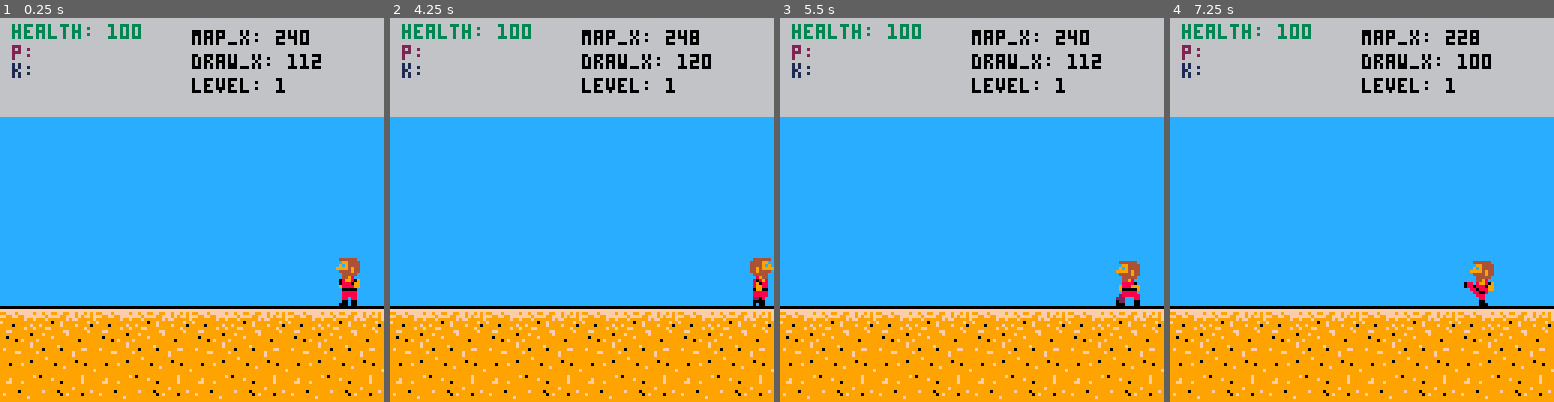
Above: before the commit, frames 1-4 (left to right).
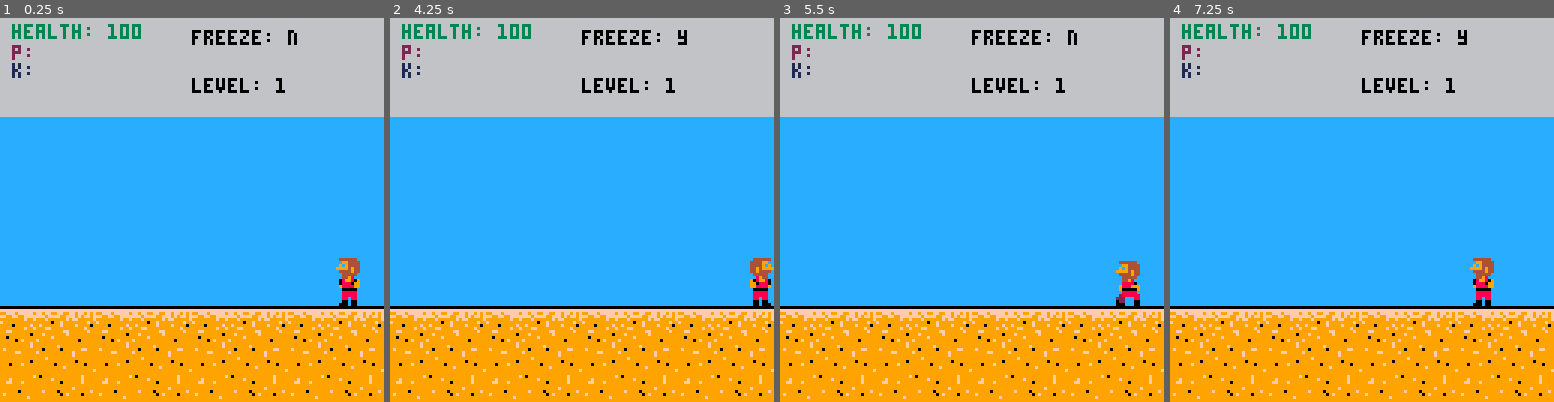
Above: after the commit, the same moments.

Repository: radicalslice/kfu-01
Game: PICO-8 cartridge main.p8
Same seed, same stepped clock (60 frames per second), same inputs: the game is played once before the commit and once after it.
Inputs:
- Up to frame 1 (0.25 s): no input
- Up to frame 2 (4.25 s): tap O (Z key) at 0.33, 0.7, 1.43, 2.22, 3.1, 3.98 s; tap X (X key) at 1.07, 2.07, 2.4, 2.73, 3.07, 3.4, 3.73, 4.07 s; hold Left 1.97-2.37 s; hold Down 2.42-2.82 s; hold Right 2.87-3.53 s; hold Up 3.58-4.08 s; hold Right from 4.13 s (still down)
- Up to frame 3 (5.5 s): tap X (X key) every 0.33 s from 4.4 to 5.4 s; release Right at 4.53 s; hold Down 4.58-5.08 s; tap O (Z key) at 4.87 s; hold Left from 5.13 s (still down)
- Up to frame 4 (7.25 s): tap X (X key) every 0.33 s from 5.73 to 7.07 s; tap O (Z key) at 5.75, 6.63 s; release Left at 5.8 s; hold Up 5.85-6.18 s; hold Left 6.23-6.63 s; hold Down 6.68-7.08 s; hold Right from 7.13 s (still down)

The runs differ from the first frame. In frame 1, 0.9% of the frame differs, in the area x 50-84%, y 3-14%; in frame 2, 1.1%; in frame 3, 0.9%; in frame 4, 1.4%, in the area x 50-85%, y 3-75%.

Commit message:
Clean up boss access to player map_x value Add wisp baddie

Diff:
--- a/baddie.lua
+++ b/baddie.lua
@@ -8,10 +8,10 @@
     bm.boss = nil
   end,
 
-  update = function(bm,dt,vx)
+  update = function(bm,dt,vx,x_offset)
     foreach(bm.baddies, function(b) b:update(dt,vx) end)
     if bm.boss != nil then
-      bm.boss:update(dt)
+      bm.boss:update(dt,x_offset)
     end
     foreach(bm.projectiles, function(p)
       p:update(dt,vx)
@@ -23,10 +23,10 @@
 
   end,
 
-  draw = function(bm)
+  draw = function(bm, x_offset)
     foreach(bm.baddies, function(b) b:draw() end)
     if bm.boss != nil then
-      bm.boss:draw()
+      bm.boss:draw(x_offset)
     end
     foreach(bm.projectiles, function(p) p:draw() end)
   end,
@@ -57,7 +57,7 @@
   end,
 
   -- return number of colliding baddies
-  player_boss_collision = function(bm,px0,py0,px1,py1)
+  player_boss_collision = function(bm,px0,py0,px1,py1,x_offset)
     if bm.boss == nil then
       return false
     end
@@ -66,24 +66,23 @@
       return false
     end
 
-    local bx0,by0,bx1,by1 = bm.boss:getBB()
+    local bx0,by0,bx1,by1 = bm.boss:getBB(x_offset)
     if collides(px0,py0,px1,py1,bx0,by0,bx1,by1) then
-      printh("Oh no player collision!")
       return true
     end
 
     return false
   end,
-  player_boss_buffer_collision = function(bm,px0,py0,px1,py1)
+  player_boss_buffer_collision = function(bm,px0,py0,px1,py1,x_offset)
     if bm.boss == nil then
       return false
     end
 
-    local bx0,by0,bx1,by1 = bm.boss:getBB()
+    local bx0,by0,bx1,by1 = bm.boss:getBB(x_offset)
     if collides(px0,py0,px1,py1,bx0,by0,bx1,by1) then
       -- change boss state, that should trigger the boss to walk backwards
       local should_back_up = rnd()
-      local dist_to_edge = abs(bm.boss:getDrawX() - (bm.boss.direction == 0 and 112 or 0))
+      local dist_to_edge = abs(bm.boss:getDrawX(x_offset) - (bm.boss.direction == 0 and 112 or 0))
       if should_back_up > 0.92 and dist_to_edge >= 24 then
         bm.boss.state = "walk"
         bm.boss.state_t = 0.5
@@ -120,7 +119,7 @@
     end)
   end,
 
-  boss_combat_collision = function(bm,px0,py0,px1,py1)
+  boss_combat_collision = function(bm,px0,py0,px1,py1,x_offset)
     if bm.boss == nil then
       return
     elseif bm.boss.state == "dead" then
@@ -129,7 +128,7 @@
       return
     end
 
-    local bx0,by0,bx1,by1 = bm.boss:getBB()
+    local bx0,by0,bx1,by1 = bm.boss:getBB(x_offset)
     if collides(px0,py0,px1,py1,bx0,by0,bx1,by1) then
       -- knock boss backwards / deduct health
       bm.boss.health -= 1
@@ -154,6 +153,8 @@
         baddie = new_tree(direction, start_x)
       elseif btype == "flower" then
         baddie = new_flower(direction, start_x)
+      elseif btype == "wisp" then
+        baddie = new_wisp(direction, start_x)
       else
         printh("unkown baddie type: "..btype)
       end
@@ -308,7 +309,7 @@
         p:update_default(dt)
       end
 
-      p.x += p.vx
+      p.x += p.vx - vx
 
       p.since_last_frame += dt
       if p.since_last_frame > p.frame_wait then
@@ -363,7 +364,7 @@
     frame_wait = 0.1,
     since_last_frame = 0,
     frames_current = nil,
-    update = function(b,dt)
+    update = function(b,dt,x_offset)
 
       if b.invincible > 0 then
         b.invincible = max(0, b.invincible - dt)
@@ -377,11 +378,11 @@
 
         b:update_wait(dt)
       elseif b.state == "upantic" then
-        b:update_upantic(dt)
+        b:update_upantic(dt, x_offset)
       elseif b.state == "upthrow" then
         b:update_upthrow(dt)
       elseif b.state == "downantic" then
-        b:update_downantic(dt)
+        b:update_downantic(dt, x_offset)
       elseif b.state == "downthrow" then
         b:update_downthrow(dt)
       elseif b.state == "dead" then
@@ -398,7 +399,7 @@
         end
       end
     end,
-    draw = function(b)
+    draw = function(b, x_offset)
       if b.state == "dead" then
         return
       end
@@ -409,21 +410,21 @@
       local face_left = b.direction == 0
       palt(0, false)
       palt(15, true)
-      spr(b.frames_current[b.frame_index],b:getDrawX(),b.y,2,2,(face_left and true or false),false)
+      spr(b.frames_current[b.frame_index],b:getDrawX(x_offset),b.y,2,2,(face_left and true or false),false)
       -- draw bounding box
-      local x0, y0, x1, y1 = b:getBB()
-      -- rect(x0, y0, x1, y1,13)
+      local x0, y0, x1, y1 = b:getBB(x_offset)
+      rect(x0, y0, x1, y1,13)
       pal()
     end,
-    getDrawX = function(b)
+    getDrawX = function(b, x_offset)
       if b.direction == 1 then
-        return b.x - max(0, player.map_x - 64)
-      else
-        return b.x - player.map_x + 64 + max(0, player.map_x - (map_extent - 64))
-      end
-    end,
-    getBB = function(b)
-        return b:getDrawX(),b.y,b:getDrawX()+16,b.y+16
+        return b.x - max(0, x_offset - 64)
+      else
+        return b.x - x_offset + 64 + max(0, x_offset - (map_extent - 64))
+      end
+    end,
+    getBB = function(b, x_offset)
+        return b:getDrawX(x_offset),b.y,b:getDrawX(x_offset)+16,b.y+16
     end,
     update_wait = function(b, dt)
       b.since_last_state += dt
@@ -443,14 +444,14 @@
         end
       end
     end,
-    update_upantic = function(b, dt)
+    update_upantic = function(b, dt, x_antic)
       b.since_last_state += dt
       if b.since_last_state > b.state_t then
         b.state = "upthrow"
         b.since_last_state = 0
         b.frames_current = b.frames_upthrow
         b.frame_index = 1
-        add(bmgr.projectiles, new_projectile(b.direction, b:getDrawX(), 82))
+        add(bmgr.projectiles, new_projectile(b.direction, b:getDrawX(x_antic), 82))
       end
     end,
     update_upthrow = function(b, dt)
@@ -462,14 +463,14 @@
         b.frame_index = 1
       end
     end,
-    update_downantic = function(b, dt)
+    update_downantic = function(b, dt, x_offset)
       b.since_last_state += dt
       if b.since_last_state > b.state_t then
         b.state = "downthrow"
         b.since_last_state = 0
         b.frames_current = b.frames_downthrow
         b.frame_index = 1
-        add(bmgr.projectiles, new_projectile(b.direction, b:getDrawX(), 88))
+        add(bmgr.projectiles, new_projectile(b.direction, b:getDrawX(x_offset), 88))
       end
     end,
     update_downthrow = function(b, dt)
@@ -495,3 +496,63 @@
   boss.frames_current = boss.frames_wait
   return boss
 end
+
+function new_wisp(direction, start_x)
+  local baddie = {
+    direction = direction,
+    x = start_x,
+    vx = direction == 0 and -1.2 or 1.2,
+    y = 81,
+    frames_walk = {69,70,71},
+    frame_index = 1,
+    frame_wait = 0.1,
+    since_last_frame = 0,
+    frames_current = nil,
+    update = function(b,dt,vx)
+      if b.state == "hug" then
+        return
+      end
+
+      b.x += b.vx - vx
+      b.since_last_frame += dt
+
+      if b.since_last_frame > b.frame_wait then
+        b.frame_index += 1
+        b.since_last_frame = 0
+        if b.frame_index > #b.frames_current then
+          b.frame_index = 1
+        end
+      end
+    end,
+    draw = function(b)
+      local face_left = b.direction == 0
+      palt(0, false)
+      palt(15, true)
+      spr(b.frames_current[b.frame_index],b.x,b.y,1,1,(face_left and true or false),false)
+      -- draw bounding box
+      local x0, y0, x1, y1 = b:getBB()
+      -- rect(x0, y0, x1, y1,13)
+      local x0, y0, x1, y1 = b:getFrontBB()
+      -- rect(x0, y0, x1, y1,8)
+      pal()
+    end,
+    getBB = function(b)
+      local face_left = b.direction == 0
+      if face_left then
+        return b.x-1,b.y,b.x+7,b.y+8
+      else
+        return b.x,b.y,b.x+8,b.y+8
+      end
+    end,
+    getFrontBB = function(b)
+      local face_left = b.direction == 0
+      if face_left then
+        return b.x - 1,b.y+5,b.x+3,b.y+8
+      else
+        return b.x + 4,b.y+5,b.x+8,b.y+8
+      end
+    end,
+  }
+  baddie.frames_current = baddie.frames_walk
+  return baddie
+end
--- a/level.lua
+++ b/level.lua
@@ -1,7 +1,7 @@
 levels = {
   {
     direction = 0,
-    batches = "200:2t1f:1;150:1f:1;100:2t1f:0",
+    batches = "200:1f1w:1;150:1f:1;100:2t1f:0",
     boss = 60,
   },
   {
@@ -32,9 +32,15 @@
     local i = 1
     while i<#vals[2] do
       local baddie_count = tonum(sub(vals[2], i, i))
-      local baddie_type = sub(vals[2], i+1, i+1)
+      local baddie_code = sub(vals[2], i+1, i+1)
       for j=1,baddie_count do
-        add(my_batch.baddies, (baddie_type == "t") and "tree" or "flower")
+        local baddie_type = "tree"
+        if baddie_code == "f" then
+          baddie_type = "flower"
+        elseif baddie_code == "w" then
+          baddie_type = "wisp"
+        end
+        add(my_batch.baddies, baddie_type)
       end
       i += 2
     end
--- a/main.p8
+++ b/main.p8
@@ -39,7 +39,7 @@
   local now = time()
   local dt = now - last_ts
   player:update(dt)
-  bmgr:update(dt, player.vx)
+  bmgr:update(dt, player.vx,player.map_x)
 
   local px0, py0, px1, py1 = player:getBB()
   local current_huggers = bmgr:player_collision(px0,py0,px1,py1)
@@ -51,18 +51,18 @@
   end
 
   px0, py0, px1, py1 = player:getFrontBB()
-  local boss_collide = bmgr:player_boss_collision(px0,py0,px1,py1)
+  local boss_collide = bmgr:player_boss_collision(px0,py0,px1,py1,player.map_x)
   player:handle_boss_collision(boss_collide)
 
   px0, py0, px1, py1 = player:getFrontBufferBB()
-  bmgr:player_boss_buffer_collision(px0,py0,px1,py1)
+  bmgr:player_boss_buffer_collision(px0,py0,px1,py1,player.map_x)
 
   player:handle_hug(current_huggers)
 
   local checkme,px0,py0,px1,py1 = player:getAtkBB()
   if checkme then
     bmgr:combat_collision(px0,py0,px1,py1)
-    bmgr:boss_combat_collision(px0,py0,px1,py1)
+    bmgr:boss_combat_collision(px0,py0,px1,py1,player.map_x)
   end
 
 
@@ -130,11 +130,10 @@
   else
     map(0,14,0,96,16,16)
   end
-  bmgr:draw()
+  bmgr:draw(player.map_x)
   extent = player:draw(extent)
 
-  print("map_x: ".. player.map_x, 64,4,0)
-  print("draw_x: ".. player.draw_x, 64,12,0)
+  print("freeze: " .. (player.freeze_input and "y" or "n"),64,4,0)
   print("level: ".. level_index, 64,20,0)
   print("health: "..player.health, 4, 2, 3)
   print("p: ", 4, 9, 2)
@@ -193,14 +192,14 @@
 00000000ffffffffffffffffffffffffffffffffffffffffffffffffffffffffffffffffffffffffffffffffffffffffffffffffffffffffffffffffffffffff
 00000000ffffffffffffffffffffffffffffffffffffffffffffffffffffffffffffffffffffffffffffffffffffffffffffffffffffffffffffffffffffffff
 00000000ffffffffffffffffffffffffffffffffffffffffffffffffffffffffffffffffffffffffffffffffffffffffffffffffffffffffffffffffffffffff
-00000000333ff333333ff333333ff333333ff333fffffffffffffffffffffffffffffffffff333fb333b33fffff3f3b3f3b33ffffff333fb333b33ffffffffff
-00000000333b33b3333b33b3333b33b3333b33b3fffffffffffffffffffffffffffffffff333bbb3383333fff33b3333333bb3fff333bbb3383333ffffffffff
-000000003f3333333f3333333f3333333f333333ffffffffffffffffffffffffffffffff33b3b3b33f3bb3ff3b3b33f3f83333ff33b3b3b33f3bb3ffffffffff
-00000000f3b3b343f3b3b343f3b3b343f3b3b343ffffffffffffffffffffffffffffffff3b3bb8bb3bb3b33f333338b3bb33333f3b3bb8bb3bb3b33fffffffff
-00000000f3b43333f3b43333f3b43333f3b43333ffffffffffffffffffffffffffffffff3bbbbb3333bbbb3f3fb33333b333b33f3bbbbb3333bbbb3fffffffff
-00000000334333f3334333f33043330333033303ffffffffffffffffffffffffffffffff3b8333333b83b3f3b33b3f3b383333ff3b8333333b83b3f3ffffffff
-00000000b3b443f3b3b443f3b30440f3b3b040f3ffffffffffffffffffffffffffffffff333bf33f443333333b83333b44bb3b33333bf33f44333333ffffffff
-00000000f377773ff377773ff377773ff377773ffffffffffffffffffffffffffffffffff33b343444bb3833f3383434443fb383f33b343444bb3833ffffffff
+00000000333ff333333ff333333ff333333ff333ffff6ffff6f6ff6ff6ff6f6ffffffffffff333fb333b33fffff3f3b3f3b33ffffff333fb333b33ffffffffff
+00000000333b33b3333b33b3333b33b3333b33b36f6666ffff6666f6ff6666fffffffffff333bbb3383333fff33b3333333bb3fff333bbb3383333ffffffffff
+000000003f3333333f3333333f3333333f333333f6507766f677776f66777506ffffffff33b3b3b33f3bb3ff3b3b33f3f83333ff33b3b3b33f3bb3ffffffffff
+00000000f3b3b343f3b3b343f3b3b343f3b3b3436655776ff655755ff677755fffffffff3b3bb8bb3bb3b33f333338b3bb33333f3b3bb8bb3bb3b33fffffffff
+00000000f3b43333f3b43333f3b43333f3b43333f677755f6650750ff6557766ffffffff3bbbbb3333bbbb3f3fb33333b333b33f3bbbbb3333bbbb3fffffffff
+00000000334333f3334333f33043330333033303f677750ff677776ff650776fffffffff3b8333333b83b3f3b33b3f3b383333ff3b8333333b83b3f3ffffffff
+00000000b3b443f3b3b443f3b30440f3b3b040f3ff6666f66f6666ffff6666f6ffffffff333bf33f443333333b83333b44bb3b33333bf33f44333333ffffffff
+00000000f377773ff377773ff377773ff377773ff6ff6f6ffff6ff6ffff6f6fffffffffff33b343444bb3833f3383434443fb383f33b343444bb3833ffffffff
 00000000ff7070ffff7070ffff7070ffff7070ffffffffffffffffffffffffffffffffff3338774477b3333f3bf377447733333f3998007700b3333fffffffff
 00000000ff7040ffff7040ff9f7040f9ff7040ffffffffffffaaaaffffaaaaffffaaaaff3337007700f3b3ff3337007700f3f3b33997007700f3b3ffffffffff
 00000000ff4444ffff4444ff9944449999444499ffaaaafffa70970ffa70970ffa70970f3ff700770099f3333ff700770099f3333f9777777799f333ffffffff
--- a/player.lua
+++ b/player.lua
@@ -27,9 +27,17 @@
     p.vx = 0
     p.hugged_by_count = 0
     p.blocked = false
+    p.freeze_input = true
   end,
   update = function(p, dt)
     p.vx = 0
+
+    -- btn() = 001000
+    ------     xoDURL
+    if btn() == 0 or btn() == 8 then
+      player.freeze_input = false
+    end
+
     if p.state == "stand" then
       p_update_stand(p, dt)
     elseif p.state == "walk" then
@@ -115,9 +123,9 @@
       end
    elseif p.state == "ckick" then
       if face_right then
-        return true,p.draw_x + 8,p.draw_y+5,p.draw_x + 12,p.draw_y+8
+        return true,p.draw_x + 8,p.draw_y+6,p.draw_x + 12,p.draw_y+9
         else
-        return true,p.draw_x - 5,p.draw_y+5,p.draw_x - 1,p.draw_y+8
+        return true,p.draw_x - 5,p.draw_y+6,p.draw_x - 1,p.draw_y+9
       end
 
 
@@ -219,8 +227,9 @@
     return
   end
 
-  if btnp(4) then
+  if btnp(4) and not p.freeze_input then
     p.mash_count_p += 1
+    p.freeze_input = true
     if p.mash_count_p > p.hugged_by_count then
       if p.frames_current == p.frames_crouch then
         p.state = "cpantic"
@@ -233,8 +242,9 @@
       p.mash_count_p , p.mash_count_k = 0,0
       return
     end
-  elseif btnp(5) then
+  elseif btnp(5) and not p.freeze_input then
     p.mash_count_k += 1
+    p.freeze_input = true
     if p.mash_count_k > p.hugged_by_count then
       if p.frames_current == p.frames_crouch then
         p.state = "ckantic"
@@ -251,27 +261,29 @@
 end
 
 function p_update_stand(p)
-    if btn(4) then
+    if btn(4) and not p.freeze_input then
       p.state = "pantic"
       p.state_t = 0.1
       p.frames_current = p.frames_pantic
       p.since_last_state = 0
+      p.freeze_input = true
       return
     end
 
-    if btn(5) then
+    if btn(5) and not p.freeze_input then
       p.state = "kantic"
       p.state_t = 0.15
       p.frames_current = p.frames_kantic
       p.since_last_state = 0
+      p.freeze_input = true
       return
     end
 
-    if btn(0) then
+    if btn(0) and not player.freeze_input then
       p.direction = 0
       p.frames_current = p.frames_walk
       p.state = "walk"
-    elseif btn(1) then
+    elseif btn(1) and not player.freeze_input then
       p.direction = 1
       p.frames_current = p.frames_walk
       p.state = "walk"
@@ -345,17 +357,19 @@
 end
 
 function p_update_crouch(p, dt)
-    if btn(4) then
+    if btn(4) and not p.freeze_input then
       p.state = "cpantic"
       p.state_t = 0.1
       p.frames_current = p.frames_cpantic
       p.since_last_state = 0
-    end
-    if btn(5) then
+      p.freeze_input = true
+    end
+    if btn(5) and not p.freeze_input then
       p.state = "ckantic"
       p.state_t = 0.15
       p.frames_current = p.frames_ckantic
       p.since_last_state = 0
+      p.freeze_input = true
     end
     if not btn(3) then
       p.state = "stand"
